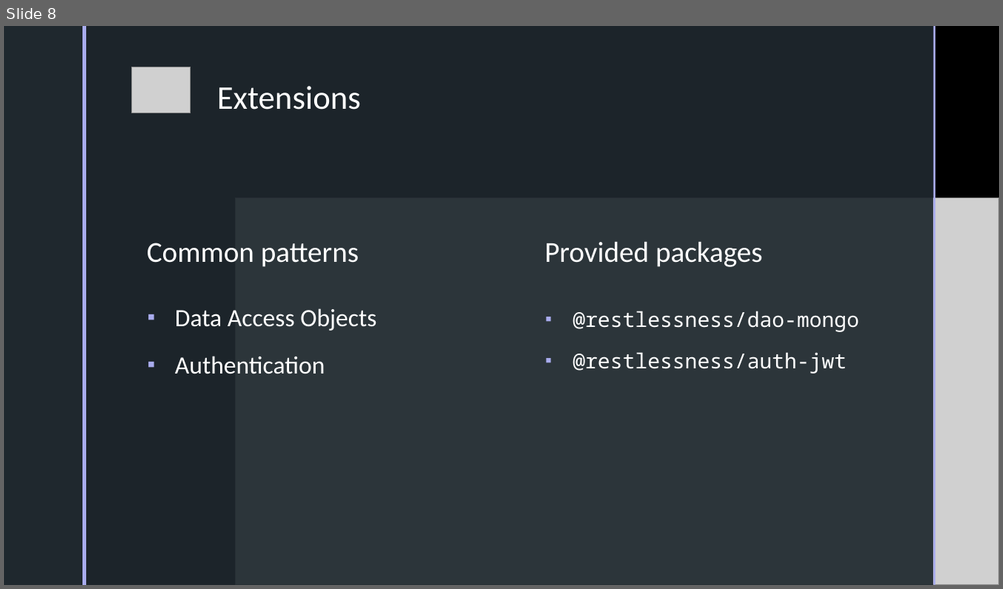
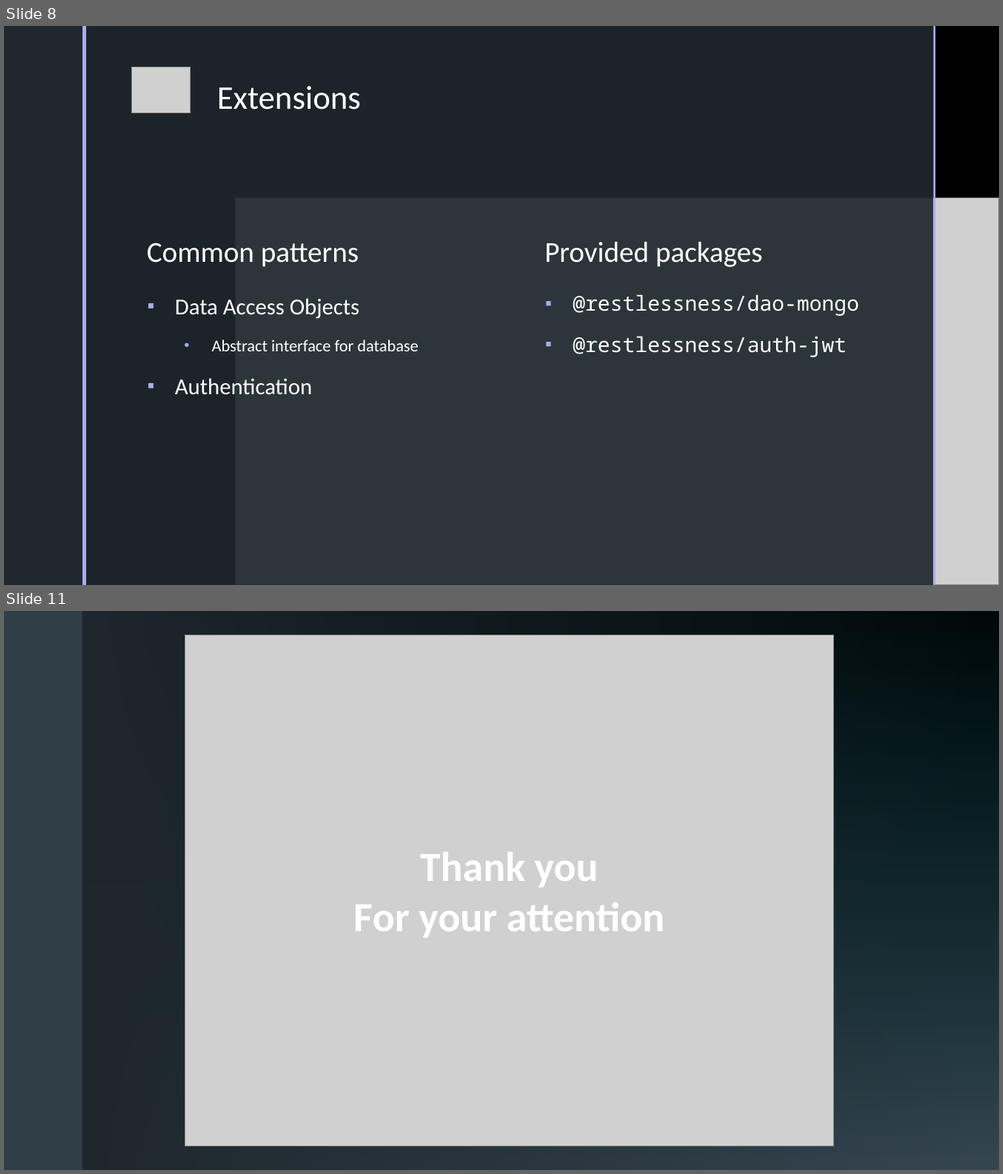
Before and after one commit to androsanta/Thesis, a slide deck: presentation/presentation.pptx. Shown one above the other, each under a label of ours: slide 8 before the commit, slides 8 and 11 after it; the slides between them are not shown. The pictures are 1003x589 and 1003x1174 pixels, drawn with LibreOffice and Linux fonts; fonts in the diff are those of the drawing; grey boxes stand for pictures; background and template pictures are left out. Boxes give left, top, right and bottom in pixels: in the first picture for what was removed or moved away, otherwise in the second. Text is boxed around its words. In the diff, an @@ line names an element or a change of style, - is before the commit and + after.

```diff
--- a/presentation/presentation.pptx
+++ b/presentation/presentation.pptx
@@ slide 11 added at bbox=[4, 611, 999, 1170], background picture (left out) @@
@@ rectangle added at bbox=[4, 611, 999, 1170], fill #000000 @@
@@ rectangle added at bbox=[4, 611, 999, 1170], fill gradient #4B606F to #055E6A @@
@@ rectangle added at bbox=[4, 611, 82, 1170], fill #303E48 @@
@@ rectangle added at bbox=[82, 611, 999, 1170], fill gradient #1F282E @@
@@ rectangle added at bbox=[82, 611, 86, 1170], fill #A9ACEE @@
@@ rectangle added at bbox=[86, 611, 734, 1170], fill #1F282E at 92% opacity @@
@@ rectangle added at bbox=[86, 611, 932, 1170], fill #1F282E at 92% opacity @@
@@ rectangle added at bbox=[734, 611, 736, 1170], fill #A9ACEE @@
@@ rectangle added at bbox=[932, 611, 934, 1170], fill #A9ACEE @@
@@ picture added at bbox=[185, 635, 833, 1147] @@
@@ text added at bbox=[353, 852, 665, 937], 40 pt, text #FFFFFF, bold @@
+Thank you
+For your attention
@@ slide 8 changed as well @@
@@ text "Data Access Objects" at bbox=[175, 298, 418, 395]: vertical alignment middle to top @@
@@ text "@restlessness/dao-mongo" at bbox=[572, 295, 859, 358]: vertical alignment middle to top @@
@@ text at bbox=[175, 298, 359, 395]: size 24 to 22 pt in "Data Access Objects", "Authentication" @@
@@ text at bbox=[212, 340, 418, 352]: paragraph added @@
+  • Abstract interface for database
```
Also in this commit, not shown: 8 other slides changed, 1 other slide added, 1 slide removed.
